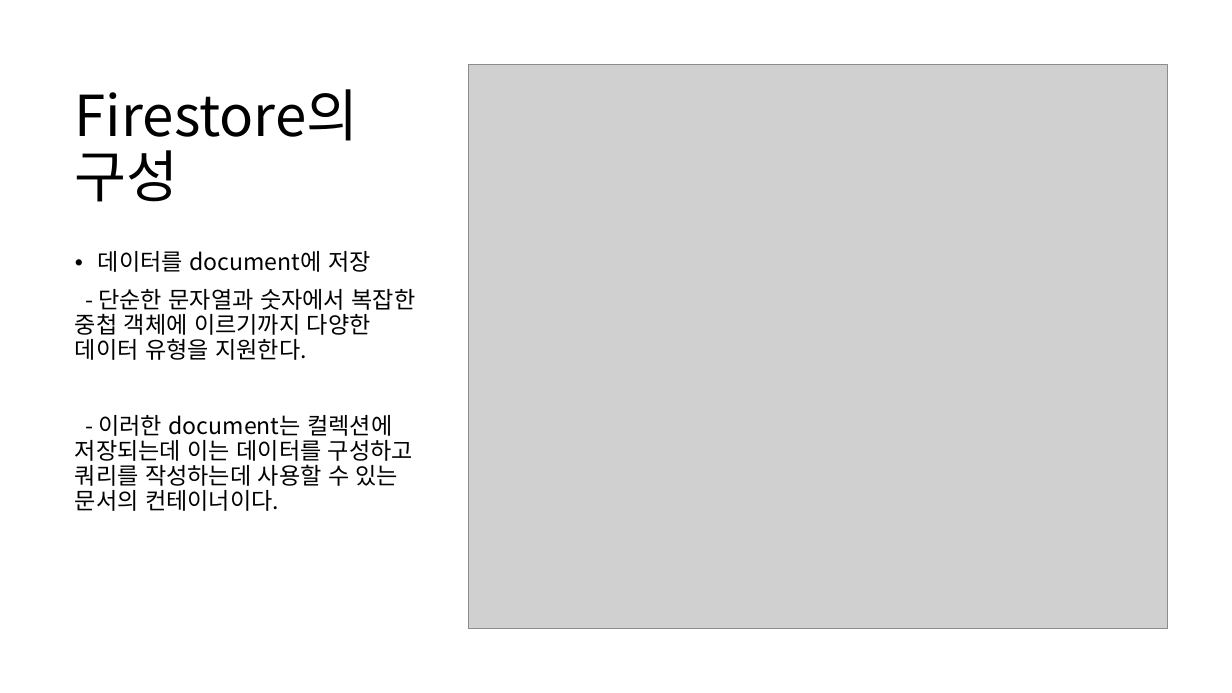
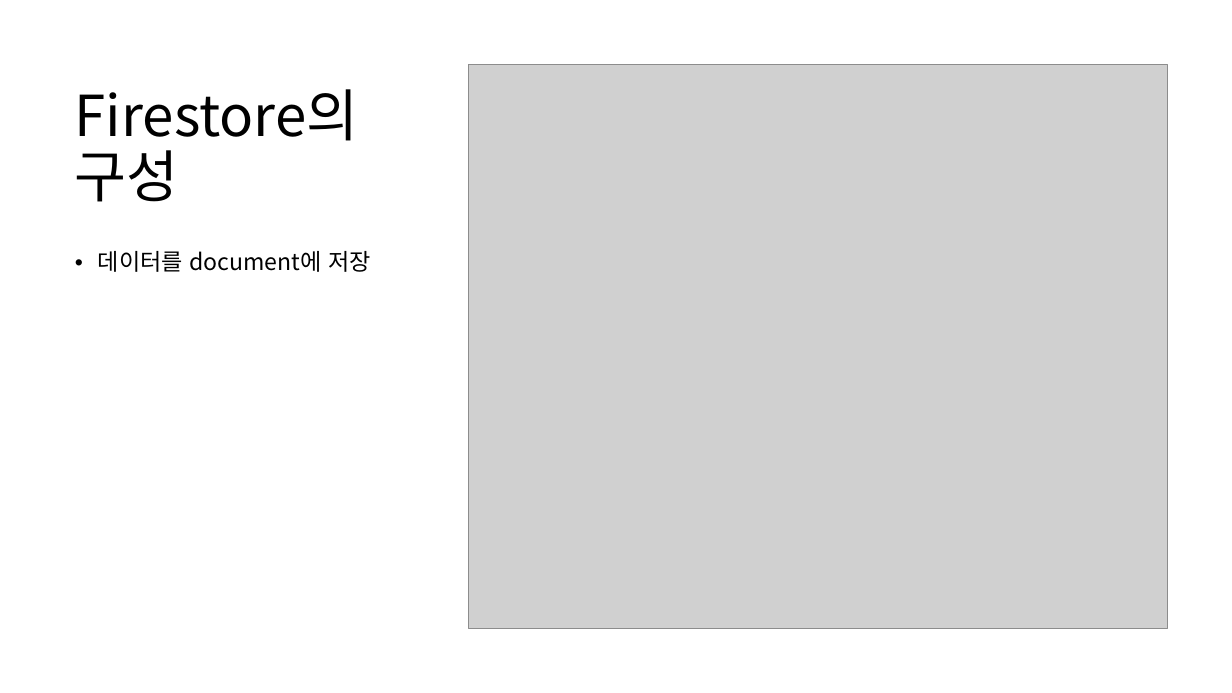
Before and after one commit to popuyaha/gcp-bootstrap-client, a slide deck: slide 3 of GCP기반 Serverless 아키텍쳐.pptx. Drawn at 1232x693 pixels with LibreOffice and Linux fonts; fonts in the diff are those of the drawing; grey boxes stand for pictures. Boxes give left, top, right and bottom in pixels: in the first picture for what was removed or moved away, otherwise in the second. Text is boxed around its words. In the diff, an @@ line names an element or a change of style, - is before the commit and + after.

Commit message:
문서

```diff
--- a/GCP기반 Serverless 아키텍쳐.pptx
+++ b/GCP기반 Serverless 아키텍쳐.pptx
@@ text at (75,289,416,511): paragraphs removed @@
-- 단순한 문자열과 숫자에서 복잡한 중첩 객체에 이르기까지 다양한 데이터 유형을 지원한다.
-- 이러한 document는 컬렉션에 저장되는데 이는 데이터를 구성하고 쿼리를 작성하는데 사용할 수 있는 문서의 컨테이너이다.
```
Also in this commit, not shown: 5 other slides changed, 3 slides added, 1 other file.
